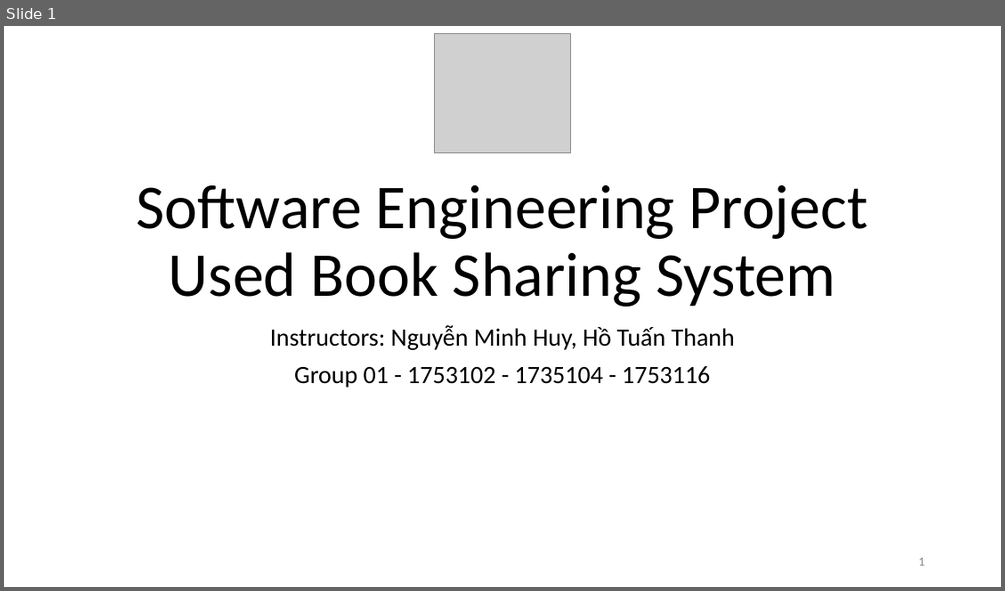
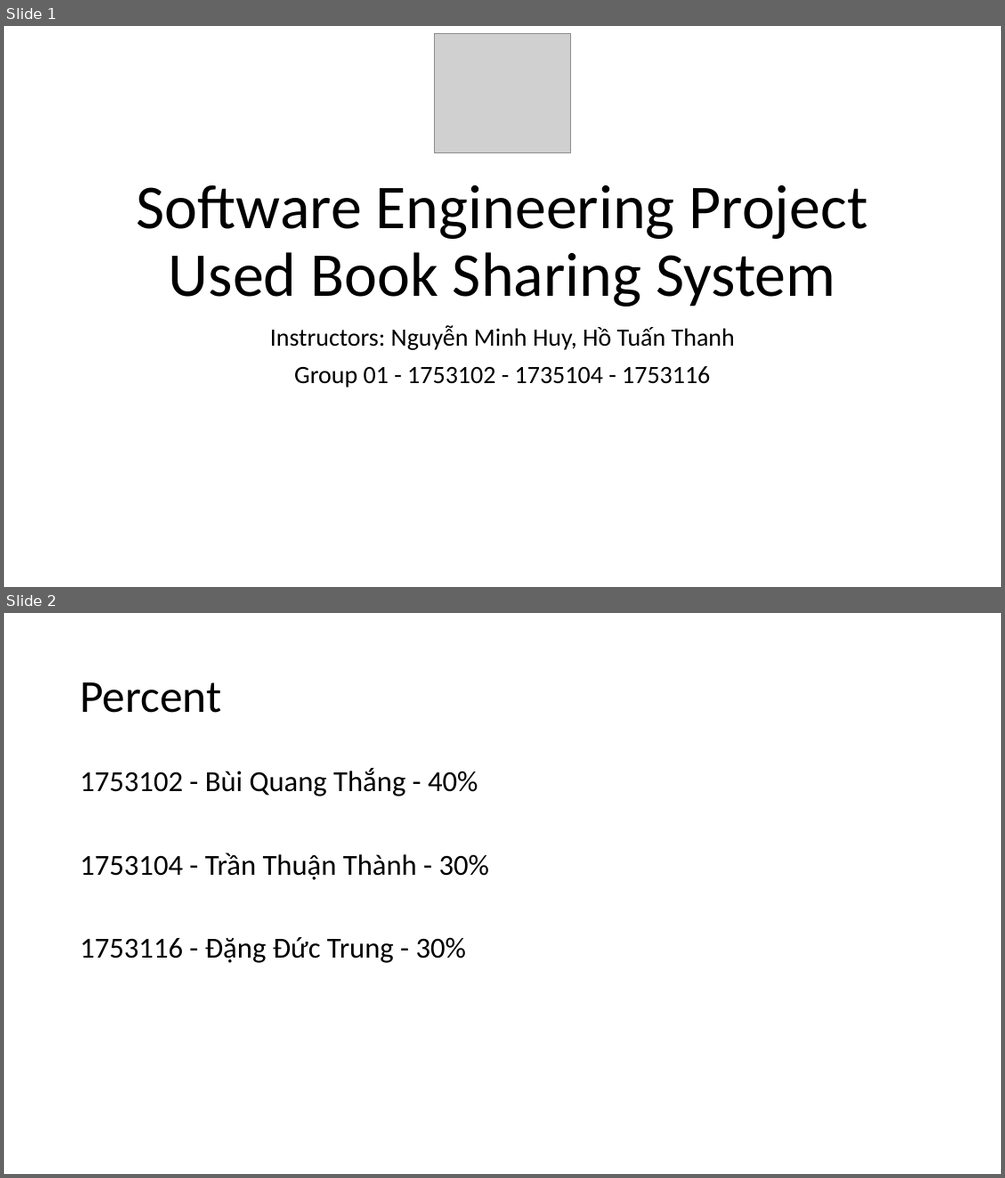
Before and after one commit to qttq23/SEProject, a slide deck: docs/PA6 - Presentation, submission/Software-Engineering-Project.pptx. Shown one above the other, each under a label of ours: slide 1 before the commit, slides 1 and 2 after it. The pictures are 1005x591 and 1005x1178 pixels, drawn with LibreOffice and Linux fonts; fonts in the diff are those of the drawing; grey boxes stand for pictures; background and template pictures are left out. Boxes give left, top, right and bottom in pixels: in the first picture for what was removed or moved away, otherwise in the second. Text is boxed around its words. In the diff, an @@ line names an element or a change of style, - is before the commit and + after.

```diff
--- a/docs/PA6 - Presentation, submission/Software-Engineering-Project.pptx
+++ b/docs/PA6 - Presentation, submission/Software-Engineering-Project.pptx
@@ slide 2 added at [4, 613, 1001, 1174], background picture (left out) @@
@@ title added at [80, 682, 221, 713], 44 pt, text #000000 @@
+Percent
@@ text added at [80, 768, 489, 963], 28 pt, text #000000 @@
+1753102 - Bùi Quang Thắng - 40%
+1753104 - Trần Thuận Thành - 30%
+1753116 - Đặng Đức Trung - 30%
@@ slide 1 changed as well @@
@@ page number removed at [918, 557, 924, 565] @@
-1
```
Also in this commit, not shown: 16 other slides changed, 4 other slides added.
